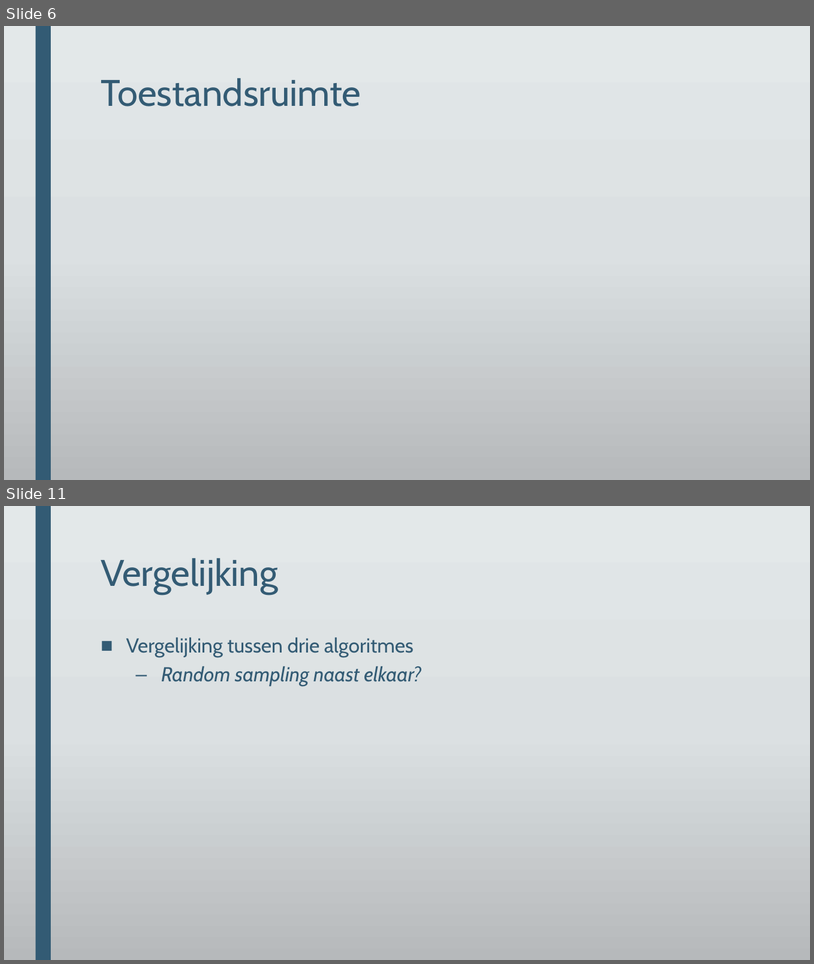
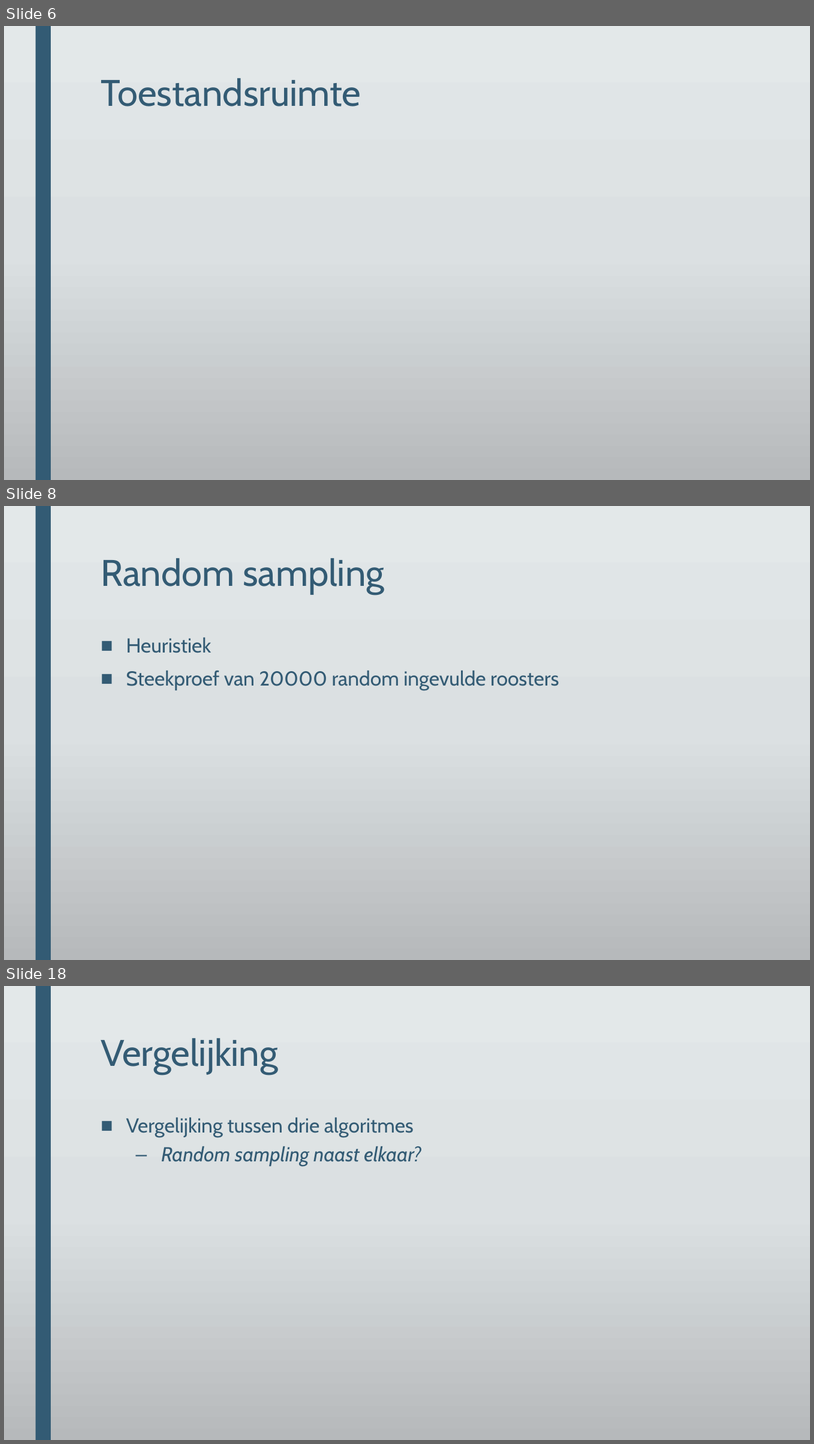
Before and after one commit to DeRoostermakers/Heuristieken, a slide deck: Presentaties/storyboard eindpresentatie.pptx. Shown one above the other, each under a label of ours: slides 6 and 11 before the commit, slides 6, 8 and 18 after it; the slides between them are not shown. The pictures are 814x964 and 814x1444 pixels, drawn with LibreOffice and Linux fonts; fonts in the diff are those of the drawing; grey boxes stand for pictures; background and template pictures are left out. Boxes give left, top, right and bottom in pixels: in the first picture for what was removed or moved away, otherwise in the second. Text is boxed around its words. In the diff, an @@ line names an element or a change of style, - is before the commit and + after.

```diff
--- a/Presentaties/storyboard eindpresentatie.pptx
+++ b/Presentaties/storyboard eindpresentatie.pptx
@@ slide 8 added at (4, 506, 810, 960), background gradient #E3E8EA to #DCE0E2 to #B6BABC; not listed: 1 template element that a slide beside it also shows @@
@@ title added at (101, 558, 384, 594), 44 pt, text #335B74 @@
+Random sampling
@@ text added at (126, 637, 559, 690), 24 pt, text #335B74 @@
+■ Heuristiek
+■ Steekproef van 20000 random ingevulde roosters
@@ what was slide 11 is now slide 18 @@
```
Also in this commit, not shown: 4 slides changed, 9 other slides added, 3 slides removed, 6 other files.
